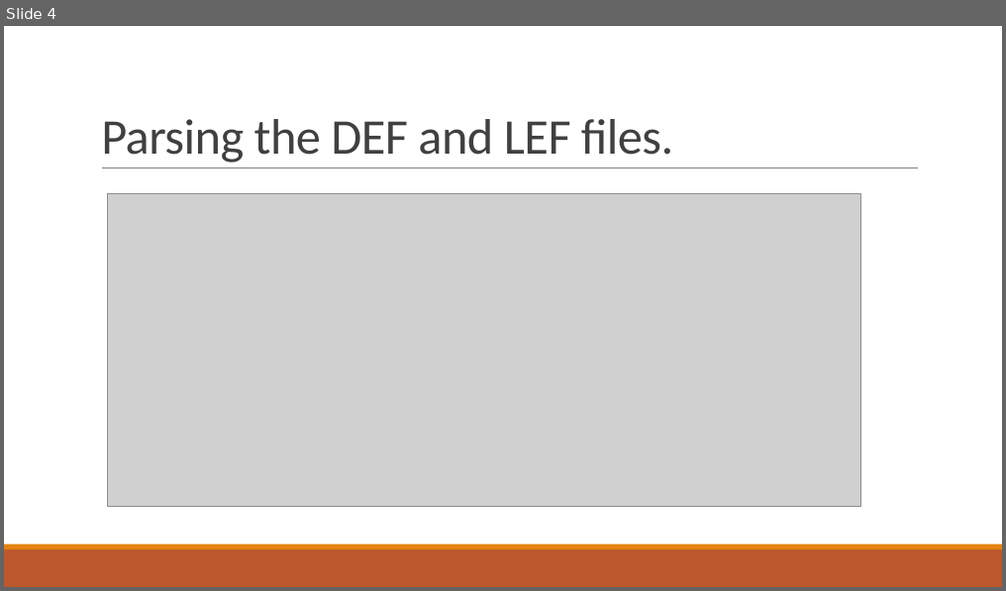
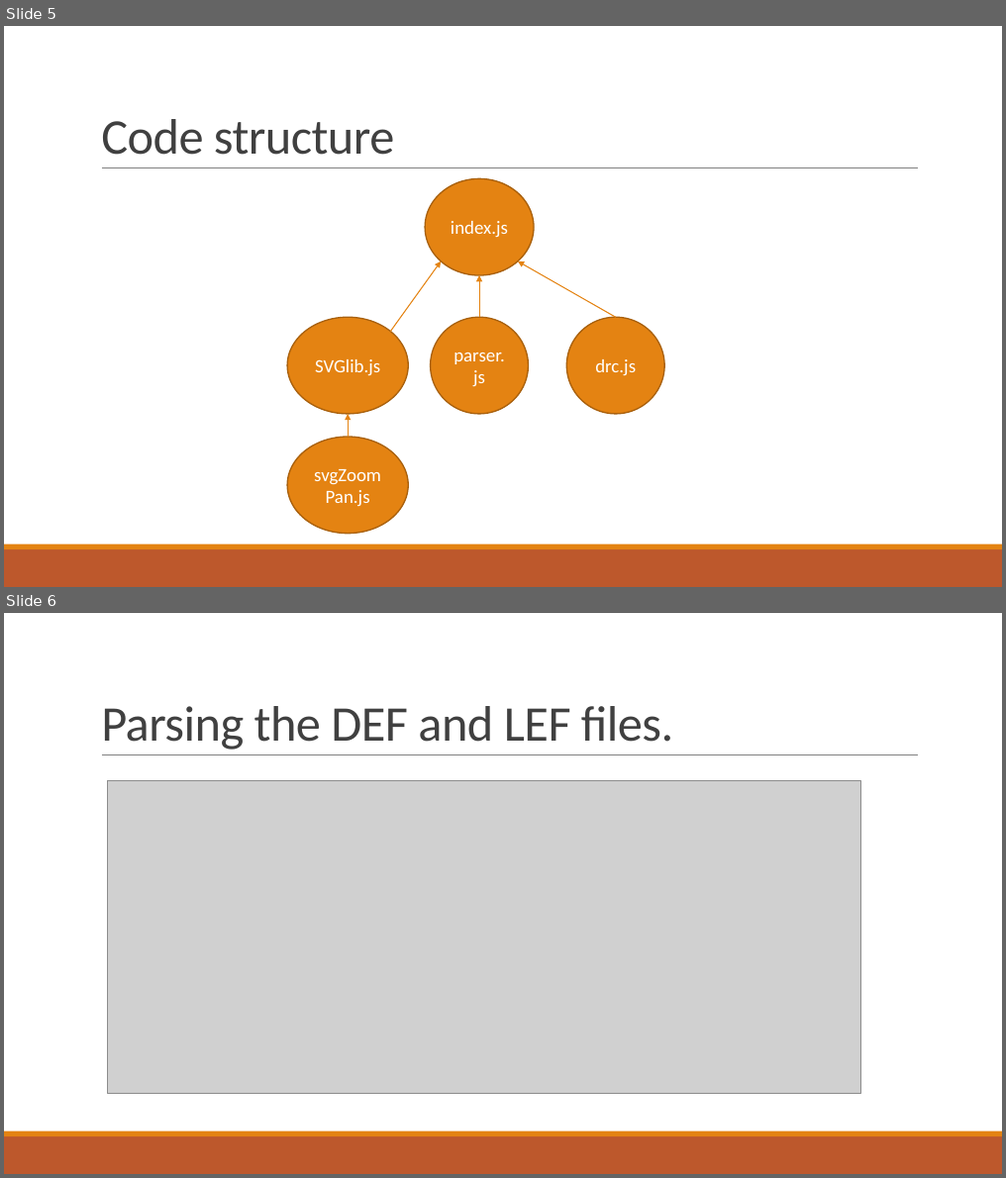
Before and after one commit to AhmedSharaf98/DEF-to-SVG, a slide deck: docs/DEF-LEF to SVG.pptx. Shown one above the other, each under a label of ours: slide 4 before the commit, slides 5 and 6 after it. The pictures are 1006x591 and 1006x1178 pixels, drawn with LibreOffice and Linux fonts; fonts in the diff are those of the drawing; grey boxes stand for pictures. Boxes give left, top, right and bottom in pixels: in the first picture for what was removed or moved away, otherwise in the second. Text is boxed around its words. In the diff, an @@ line names an element or a change of style, - is before the commit and + after.

```diff
--- a/docs/DEF-LEF to SVG.pptx
+++ b/docs/DEF-LEF to SVG.pptx
@@ slide 5 added at <box>4,26,1002,587</box>, background #FFFFFF; not listed: 3 template elements that a slide beside it also shows @@
@@ title added at <box>101,119,394,155</box>, 48 pt, text #404040 @@
+Code structure
@@ ellipse added at <box>425,178,534,275</box>, fill #E48312, outline #A9610D 1.25 pt, 18 pt, text #FFFFFF @@
+index.js
@@ arrow added from (390, 332) to (442, 262), #E48312 1 pt @@
@@ arrow added from (616, 317) to (518, 262), #E48312 1 pt @@
@@ arrow added from (479, 317) to (479, 275), #E48312 1 pt @@
@@ ellipse added at <box>287,317,408,414</box>, fill #E48312, outline #A9610D 1.25 pt, 18 pt, text #FFFFFF @@
+SVGlib.js
@@ ellipse added at <box>431,317,529,414</box>, fill #E48312, outline #A9610D 1.25 pt, 18 pt, text #FFFFFF @@
+parser.js
@@ ellipse added at <box>567,317,665,414</box>, fill #E48312, outline #A9610D 1.25 pt, 18 pt, text #FFFFFF @@
+drc.js
@@ ellipse added at <box>287,437,408,534</box>, fill #E48312, outline #A9610D 1.25 pt, 18 pt, text #FFFFFF @@
+svgZoomPan.js
@@ arrow added from (348, 437) to (348, 414), #E48312 1 pt @@
@@ what was slide 4 is now slide 6 @@
```
Also in this commit, not shown: 9 slides changed, 5 other slides added, 2 slides removed, 1 other file.
